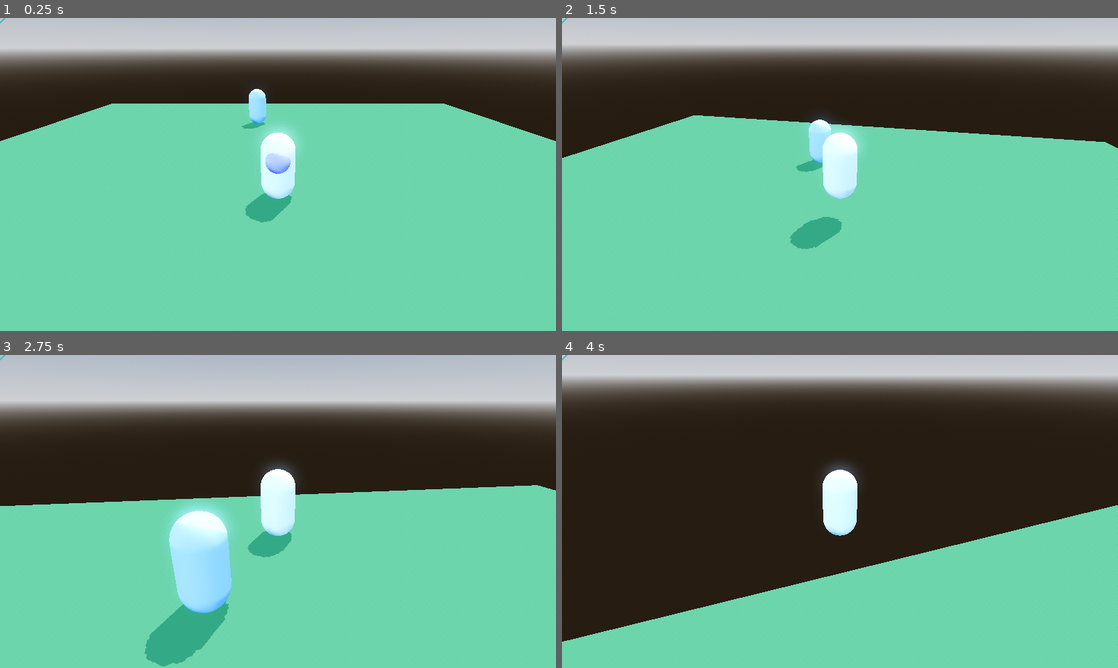
Above: before the commit, frames 1-4 (two rows, left to right).
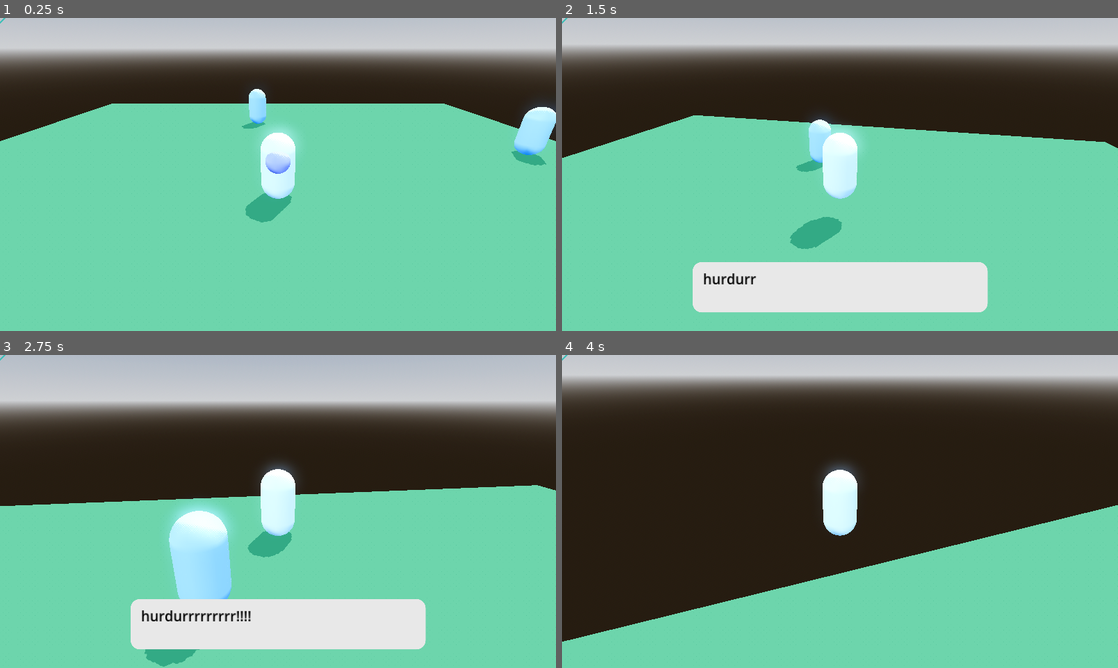
Above: after the commit, the same moments.

Repository: kyle-hessel/godot-narrative-prototype
Game: Godot game, scene res://scenes/main.tscn
The game is run twice, just before and just after one commit, with the same random seed, the same clock (stepped at 60 frames per second) and the same inputs. The engine's default icon, where the game draws it, is replaced by a stand-in: a white triangle on a blue panel in a dark square.
Inputs (mouse positions are in pixels of both pictures, inside the frame that each line leads up to):
- Up to frame 1 (0.25 s): no input
- Up to frame 2 (1.5 s): tap Enter at 0.5 s; move the mouse to (867, 174) at 0.52 s; press the mouse at (867, 174) at 0.53 s; hold W (forward) from 0.53 s (still down); tap Space (jump) at 0.77 s; move the mouse to (812, 174) at 1.27 s; release the mouse at (812, 174) at 1.28 s; tap 1 (combat_action1) at 1.35 s
- Up to frame 3 (2.75 s): keep holding W (forward); tap Space (jump) at 1.52 s; click (250, 511) at 1.55 s; move the mouse to (289, 505) at 2.02 s; hold 2 (combat_action2) from 2.03 s (still down); click (289, 505) at 2.3 s
- Up to frame 4 (4 s): keep holding W (forward); move the mouse to (834, 517) at 2.77 s; release 2 (combat_action2) at 2.78 s; tap 3 (combat_action3) at 2.85 s; tap Space (jump) at 3.02, 3.77 s; click (834, 517) at 3.05 s; move the mouse to (878, 514) at 3.52 s; hold 4 (combat_action4) from 3.53 s (still down); click (878, 514) at 3.8 s

The runs differ from the first frame. In frame 1, 1.1% of the frame differs, in the area x 92-100%, y 27-48%; in frame 2, 8.5%, in the area x 23-77%, y 78-94%; in frame 3, 8.5%; in frame 4, nothing differs.
Error before the commit: Out of bounds get index '0' (on base: 'Array[Array]') (res://scripts/managers/dialogue_manager.gd:44)

Commit message:
Refactored the reload_textbox function again to handle state in a better fashion, and squashed some bugs.

Diff:
--- a/scenes/NPC/npc_default.tscn
+++ b/scenes/NPC/npc_default.tscn
@@ -1,14 +1,20 @@
-[gd_scene load_steps=11 format=3 uid="uid://6fyf2ih8xmud"]
+[gd_scene load_steps=12 format=3 uid="uid://6fyf2ih8xmud"]
 
 [ext_resource type="Shader" path="res://shaders/art_style/halftone.gdshader" id="1_eujii"]
 [ext_resource type="Script" path="res://scripts/npc_scripts/npc_base.gd" id="1_glxxy"]
 [ext_resource type="Script" path="res://scripts/resources/dialogue/dialogue.gd" id="2_y76um"]
 [ext_resource type="Script" path="res://scripts/npc_scripts/npc_stats.gd" id="3_1xal6"]
 
+[sub_resource type="Resource" id="Resource_3tt43"]
+script = ExtResource("2_y76um")
+dialogue_options = Array[Array]([["What do you mean, what do I want?", "Do you know who I even am?"], ["I am him! I am that guy!"]])
+dialogue_type = 0
+
 [sub_resource type="Resource" id="Resource_pkgo1"]
 script = ExtResource("2_y76um")
 dialogue_options = Array[Array]([["What do you want?", "Who are you?"]])
 dialogue_type = 1
+next_dialogue = SubResource("Resource_3tt43")
 
 [sub_resource type="Resource" id="Resource_llwy8"]
 script = ExtResource("2_y76um")
@@ -38,7 +44,6 @@
 [node name="NPCDefault" type="CharacterBody3D" node_paths=PackedStringArray("npc_mesh", "npc_stats")]
 script = ExtResource("1_glxxy")
 npc_mesh = NodePath("MeshInstance3D")
-npc_type = null
 npc_stats = NodePath("NPCData/NPCStats")
 dialogue = SubResource("Resource_llwy8")
 
--- a/scenes/main.tscn
+++ b/scenes/main.tscn
@@ -51,9 +51,20 @@
 shader_parameter/grazing_angle_mask_power = 1.0
 shader_parameter/grazing_angle_modulation_factor = 50.0
 
+[sub_resource type="Resource" id="Resource_r7tgl"]
+script = ExtResource("6_abhvg")
+dialogue_options = Array[Array]([["ayo"]])
+dialogue_type = 1
+
 [sub_resource type="Resource" id="Resource_8mry7"]
 script = ExtResource("6_abhvg")
-dialogue_options = Array[Array]([])
+dialogue_options = Array[Array]([["hurdurrrrrrrrr!!!!!!!!!!!!!!!!!!!!!!!!!!!!!!!", "uh oh, stinky"]])
+dialogue_type = 0
+next_dialogue = SubResource("Resource_r7tgl")
+
+[sub_resource type="Resource" id="Resource_ihope"]
+script = ExtResource("6_abhvg")
+dialogue_options = Array[Array]([["you got the shit?", "... are you a cop?"]])
 dialogue_type = 0
 
 [node name="Main" type="Node3D"]
@@ -88,3 +99,9 @@
 npc_mesh = NodePath("../NPCDefault/MeshInstance3D")
 npc_stats = NodePath("../NPCDefault/NPCData/NPCStats")
 dialogue = SubResource("Resource_8mry7")
+
+[node name="NPCDefault3" parent="." node_paths=PackedStringArray("npc_mesh", "npc_stats") instance=ExtResource("5_mxwrk")]
+transform = Transform3D(-4.37114e-08, 0, -1, 0, 1, 0, 1, 0, -4.37114e-08, 10.6144, 0, -3.65781)
+npc_mesh = NodePath("../NPCDefault/MeshInstance3D")
+npc_stats = NodePath("../NPCDefault/NPCData/NPCStats")
+dialogue = SubResource("Resource_ihope")
--- a/scripts/managers/dialogue_manager.gd
+++ b/scripts/managers/dialogue_manager.gd
@@ -21,9 +21,9 @@
 func _unhandled_input(event: InputEvent) -> void:
 	# if the right key is pressed, determine how to proceed through dialogue.
 	if event.is_action_pressed("gui_select"):
-		# if there's a player dialogue, select a choice and reload to delete.
+		# if there's a player dialogue, pass in the player choice and reload to continue on.
 		if is_player_dialogue_active:
-			reload_textbox()
+			reload_textbox(textbox_response_inst.player_selection)
 		# if there's an NPC dialogue, decide to reload OR display the rest of the line first.
 		elif is_npc_dialogue_active:
 			if can_advance_line:
@@ -75,40 +75,53 @@
 		textbox_response_inst.begin_display_response(player_response_lines)
 
 # deletes the current textbox, increments which dialogue string should be fed into the next textbox, and draws the next line with a new textbox if there is one.
-func reload_textbox() -> void:
-	# if there isn't a next dialogue queued up or if it isn't a player response, destroy old textboxes as normal.
-	if current_dialogue.next_dialogue == null || current_dialogue.next_dialogue.dialogue_type != Dialogue.DialogueType.RESPONSE:
+func reload_textbox(response_pos: int = 0) -> void:
+	# if there isn't a next dialogue queued up, destroy existing textboxes as normal.
+	if current_dialogue.next_dialogue == null:
 		# if the player has an active dialogue, destroy that when this function is called before destroying NPC dialogue.
 		if is_player_dialogue_active:
 			textbox_response_inst.queue_free()
 			is_player_dialogue_active = false
 
-		# destroy NPC dialogue regardless, as it should still be displayed below the player dialogue.
 		textbox_inst.queue_free() # could add a function here instead that plays an animation before queue_free.
-
-		if is_npc_dialogue_active:
-			line_index += 1
-			# if there is no more dialogue, reset to defaults.
-			if line_index >= npc_dialogue_lines.size():
-				is_npc_dialogue_active = false
-				can_advance_line = false
-				line_index = 0
-				return
-
-	# if there is a player response queued up, do the following instead.
-	else:
 		line_index += 1
-		# once NPC dialogue lines run out, just start the new dialogue chain.
+		# if there is no more dialogue, reset to defaults.
 		if line_index >= npc_dialogue_lines.size():
 			is_npc_dialogue_active = false
 			can_advance_line = false
 			line_index = 0
+			return
+		# otherwise, keep printing dialogue.
+		else:
+			show_textbox(current_dialogue.dialogue_type)
 
-			start_dialogue(current_dialogue.next_dialogue)
-		# otherwise, continue dialogue chain.
-		else:
-			textbox_inst.queue_free()
-			show_textbox(current_dialogue.dialogue_type)
+	# if there is a dialogue queued up, determine what to do to transition to that dialogue depending on its type.
+	else:
+		match current_dialogue.next_dialogue.dialogue_type:
+			Dialogue.DialogueType.DEFAULT:
+				print("yoooo")
+			Dialogue.DialogueType.RESPONSE:
+				line_index += 1
+				# once NPC dialogue lines run out, just start the new dialogue chain.
+				if line_index >= npc_dialogue_lines.size():
+					is_npc_dialogue_active = false
+					can_advance_line = false
+					# don't reset line_index here, as we need that data if textbox_inst remains during a player response.
+
+					start_dialogue(current_dialogue.next_dialogue)
+				# otherwise, continue dialogue chain.
+				else:
+					textbox_inst.queue_free()
+					show_textbox(current_dialogue.dialogue_type)
+			Dialogue.DialogueType.CALL:
+				pass
+			Dialogue.DialogueType.MESSAGE:
+				pass
+			Dialogue.DialogueType.SHOUT:
+				pass
+
+func advance_npc_dialogue() -> void:
+	pass
 
 func destroy_textboxes() -> void:
 	if is_player_dialogue_active:
--- a/scripts/npc_scripts/npc_base.gd
+++ b/scripts/npc_scripts/npc_base.gd
@@ -16,13 +16,6 @@
 	Other = 4
 }
 
-## sample array of dialogue strings for an NPC.
-#const test_dialogue: Array[String] = [
-	#"What's poppin?",
-	#"Ya like jazz?",
-	#"brrrrrrrrrrrrrrrrrrrrrrrrrrrrrrrraaaaaaaaaaaaaaaaaaaaaaaaapppppppppppppppp!!!"
-#] # about 77 characters per string to keep it on 2 lines, given the current textbox size.
-
 func _on_overlap_area_body_entered(body: Node3D):
 	if body is Player:
 		# sample dialogue trigger by an NPC.
Not shown: 1 places in scenes/main.tscn that only renumber resources
